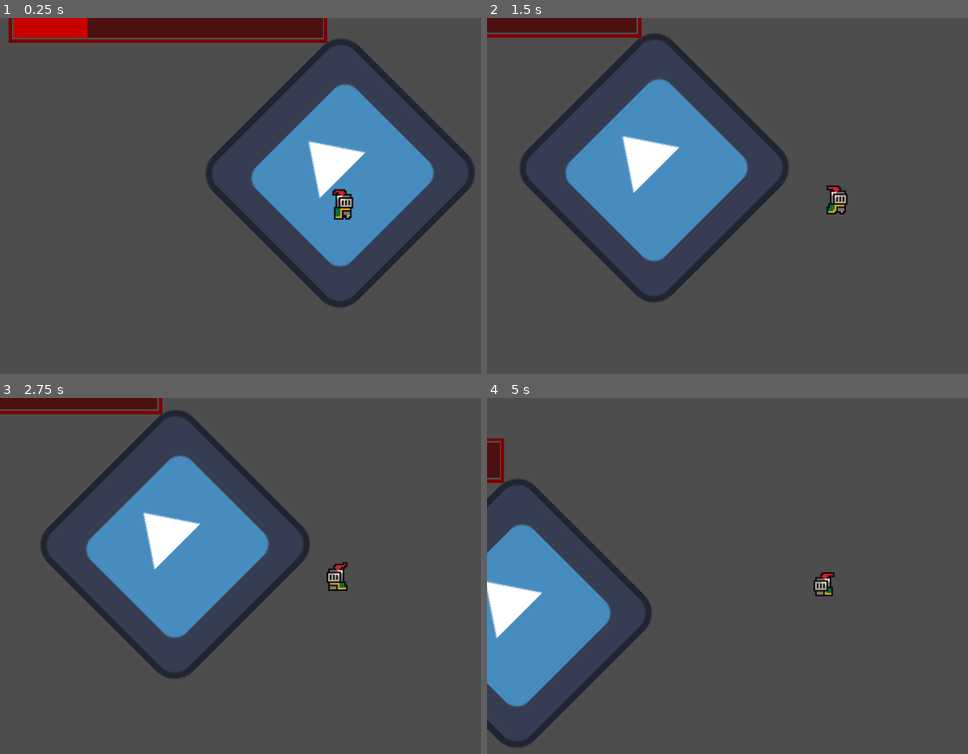
Above: before the commit, frames 1-4 (two rows, left to right).
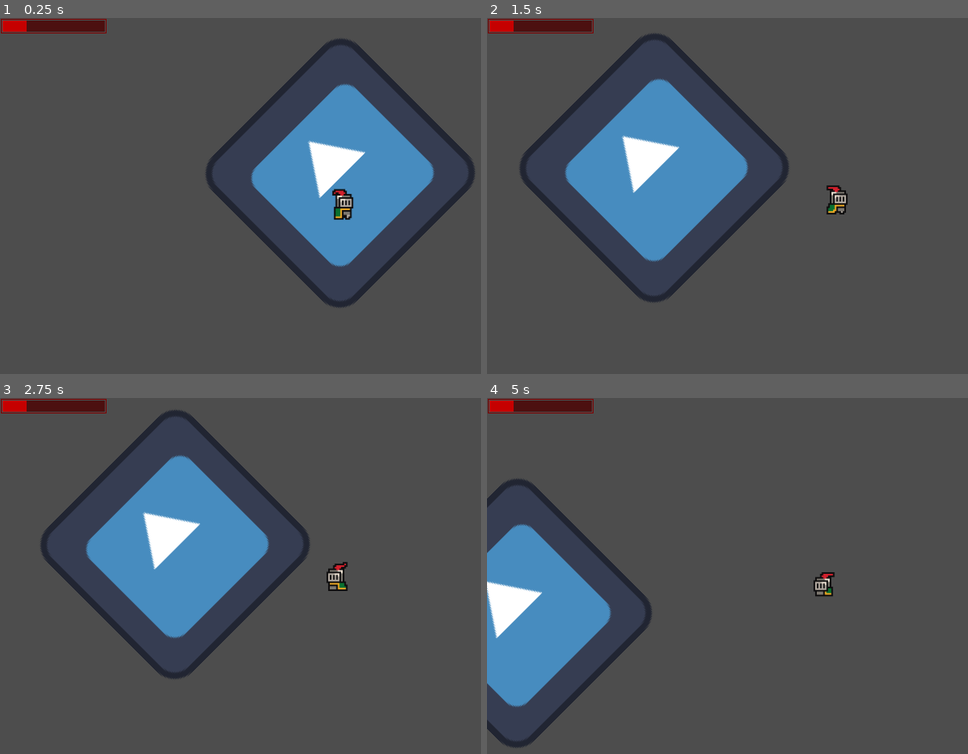
Above: after the commit, the same moments.

Repository: ToastedTeam/CaveGame
Game: Godot game, scene res://scenes/main.tscn
Same seed, same stepped clock (60 frames per second), same inputs: the game is played once before the commit and once after it. The engine's default icon, where the game draws it, is replaced by a stand-in: a white triangle on a blue panel in a dark square.
Inputs:
- Up to frame 1 (0.25 s): no input
- Up to frame 2 (1.5 s): hold Right (player_move_right) from 0.53 s (still down); tap Up (player_jump) at 0.77 s
- Up to frame 3 (2.75 s): tap Up (player_jump) at 1.52 s; release Right (player_move_right) at 2.03 s; hold Left (player_move_left) from 2.03 s (still down)
- Up to frame 4 (5 s): release Left (player_move_left) at 2.78 s; hold Right (player_move_right) 2.78-4.28 s; tap Up (player_jump) at 3.02, 3.77, 4.52 s; hold Left (player_move_left) from 4.28 s (still down)

The runs differ from the first frame. In frame 1, 4.2% of the frame differs, in the area x 0-69%, y 0-7%; in frame 2, 1.2%; in frame 3, 1.0%; in frame 4, 1.2%.

Commit message:
Fix UI rendering. Previously UI was working as if it was a node in the game's world instead of static UI elements

Diff:
--- a/scenes/interface.tscn
+++ b/scenes/interface.tscn
@@ -1,8 +1,10 @@
-[gd_scene load_steps=2 format=3 uid="uid://dkd3whj85qokt"]
+[gd_scene load_steps=2 format=3 uid="uid://jxyevycakmnv"]
 
 [ext_resource type="PackedScene" uid="uid://du07qhtteauuh" path="res://assets/interface/bar.tscn" id="1_wpx7d"]
 
-[node name="Interface" type="Control"]
+[node name="CanvasLayer" type="CanvasLayer"]
+
+[node name="Interface2" type="Control" parent="."]
 layout_mode = 3
 anchors_preset = 15
 anchor_right = 1.0
@@ -13,9 +15,7 @@
 size_flags_vertical = 0
 metadata/_edit_use_anchors_ = true
 
-[node name="HP Bar" parent="." instance=ExtResource("1_wpx7d")]
+[node name="HP Bar" parent="Interface2" instance=ExtResource("1_wpx7d")]
 layout_mode = 1
-offset_left = 4.0
-offset_top = 4.0
-offset_right = 204.0
-offset_bottom = 44.0
+offset_right = 200.0
+offset_bottom = 30.0
--- a/scenes/main.tscn
+++ b/scenes/main.tscn
@@ -33,6 +33,7 @@
 position_smoothing_speed = 10.0
 script = ExtResource("4_jst04")
 followTarget = NodePath("..")
+suppressPixelAlignment = true
 
 [node name="StaticBody2D" type="StaticBody2D" parent="."]
 position = Vector2(-1, -25)
@@ -42,12 +43,3 @@
 shape = SubResource("WorldBoundaryShape2D_qsprx")
 
 [node name="Interface" parent="." instance=ExtResource("6_gt51k")]
-anchors_preset = 0
-anchor_right = 0.0
-anchor_bottom = 0.0
-offset_left = -213.0
-offset_top = -120.0
-offset_right = -213.0
-offset_bottom = -120.0
-grow_horizontal = 1
-grow_vertical = 1
--- a/scripts/camera.gd
+++ b/scripts/camera.gd
@@ -2,6 +2,7 @@
 extends Camera2D
 
 @export var followTarget: Node2D;
+@export var suppressPixelAlignment = false;
 #var lastPosition: Vector2 = Vector2.ZERO;
 
 var viewport_shader: ShaderMaterial
@@ -33,7 +34,7 @@
 	#print(followTarget.position.distance_to(lastPosition))
 
 	#lastPosition = followTarget.position;
-	if viewport_shader:
+	if viewport_shader and not suppressPixelAlignment:
 		viewport_shader.set_shader_parameter("cam_offset", sub_pixel)
 		viewport_shader.set_shader_parameter("cam_position", global_position)
 
Not shown: 1 places in scenes/main.tscn that only renumber resources
